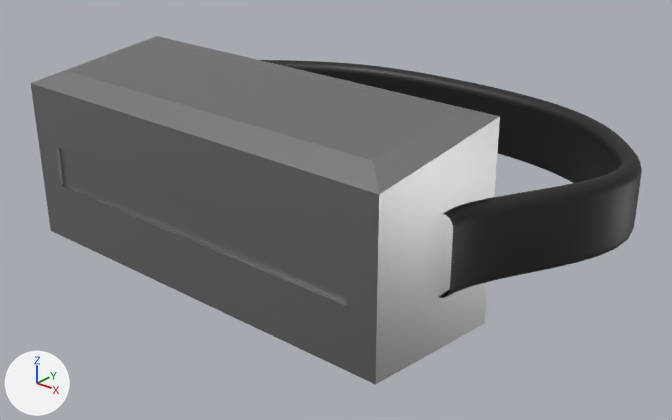
The Blender file ArtDevelopment/Blends/viewfinder.blend as it was, and as the next commit left it.
One viewpoint serves both versions: a camera (50 mm lens) standing at (7.34, -7.03, 4.21) and looking at (0.22, 1.34, -0.65). Every picture has the same lights, and +X, +Y and +Z are marked at lower left.
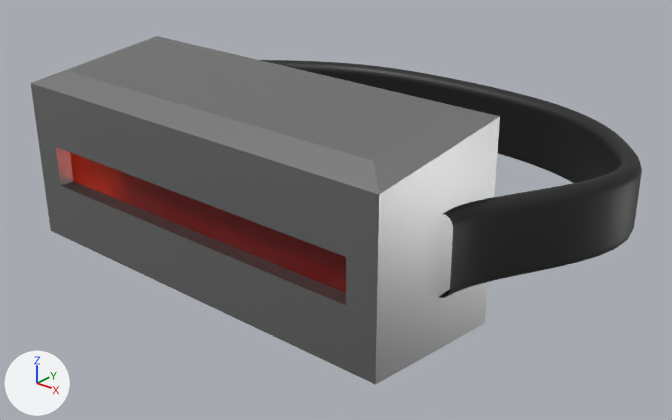
ob_cube_002 is not drawn itself; it is used by a modifier of ob_cube.

Location of each change, [x1, y1, x2, y2] in pixels of the pictures (672 x 420 px):
'Cube.001', deleted: before [59, 148, 346, 302]

What changed in the scene script:
```text
Change me_cube:
    where me_cube.from_pydata(...)  # 24 vertices, 22 faces; spans x -2.71..2.71, y -1.0..1.0, z -1.29..1.29
    used by ob_cube; location = (0.0, 0.0, 0.0)
    verts and faces of me_cube; kept vertices keep their numbers, new ones are numbered from 24
    before: 11 (-2.71, 1.0, 1.22), 12 (-2.71, 1.0, -1.22), 16 (-2.71, -1.0, -1.0), 17 (-2.71, -1.0, 1.0)
    me_cube part 1
    add delete_faces([(11, 12, 16, 17)])
    add verts[24] = (-2.71, -0.6, -0.34)
    add verts[25] = (-2.71, -0.6, 0.45)
    add verts[26] = (-2.71, -0.35, 0.45)
    add verts[27] = (-2.71, -0.35, -0.34)
    add for new, old in zip([*range(28, 32)], [*range(24, 28)]): verts[new] = verts[old] + (0.08, 0.0, 0.0)
    add faces += [(16, 17, 25, 24), (11, 12, 16, 24, 27, 26, 25, 17), (26, 27, 31, 30), (28, 29, 30, 31), (24, 25, 29, 28), (24, 28, 31, 27)]  # mat_material (grey #a6a6a6)
    add faces += [(25, 26, 30, 29)]  # mat_material (grey #a6a6a6)
Change ob_cube:
    remove _m = ob_cube.modifiers.new('Boolean', 'BOOLEAN')
    remove _m.object = ob_cube_002
Remove ob_cube_001:
    ob_cube_001 = bpy.data.objects.new('Cube.001', me_cube_001)
    ob_cube_001.location = (0.0, 0.0, 0.0)
Remove ob_cube_002:
    ob_cube_002 = bpy.data.objects.new('Cube.002', me_cube_002)
    ob_cube_002.location = (-2.812, -0.473, 0.053)
    ob_cube_002.scale = (0.183, 0.125, 0.392)
    ob_cube_002.hide_set(True)  # wire or fog, not drawn
```
